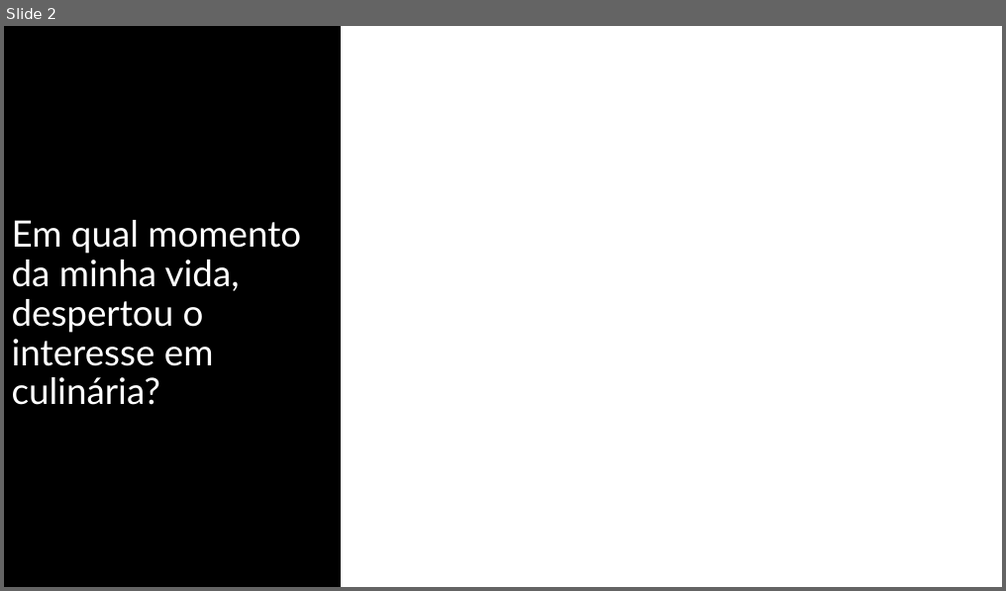
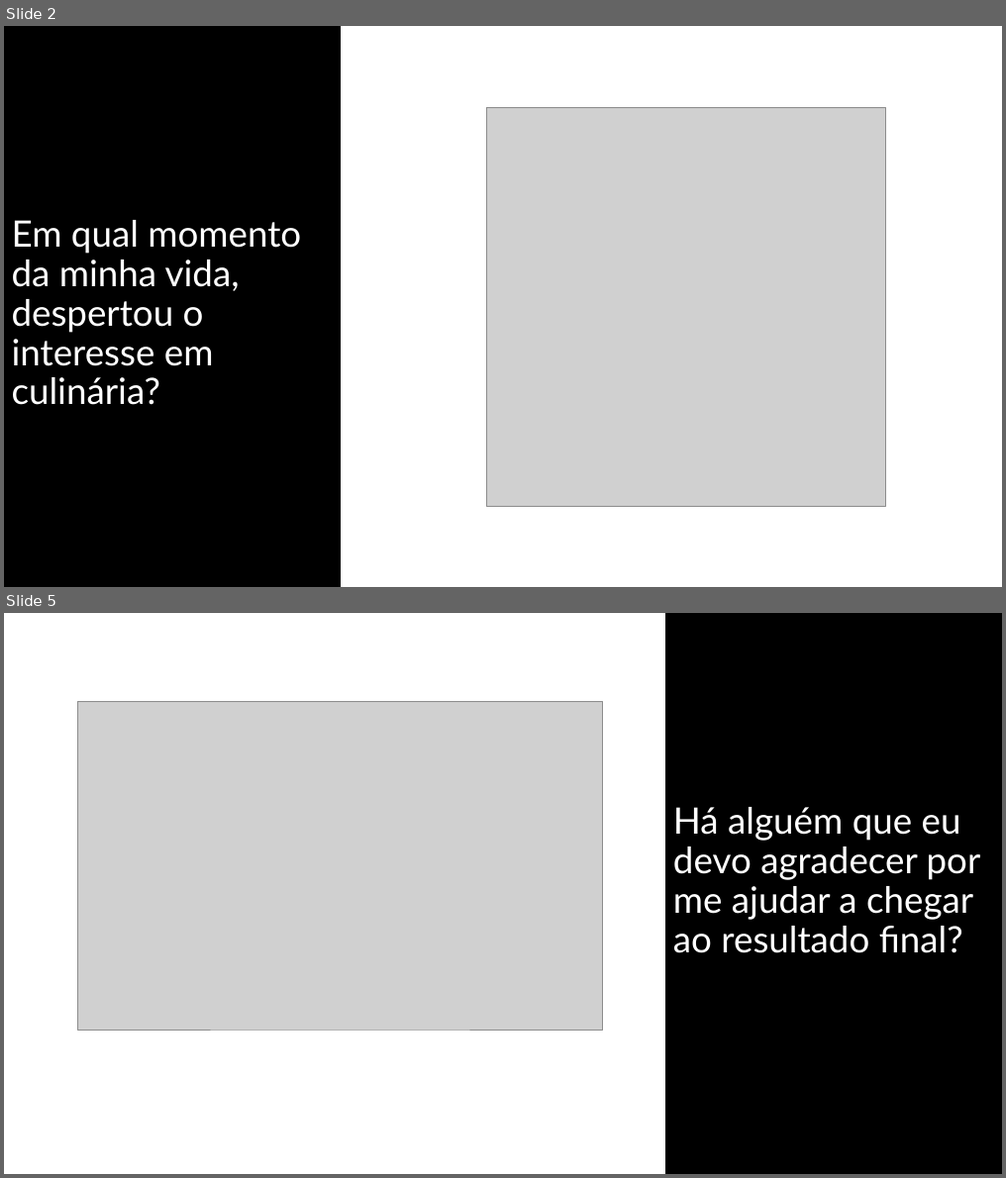
Before and after one commit to Yuri-Cruz/Chef-Help-Site-Projeto-Individual-, a slide deck: Documentação/Apresentação.pptx. Shown one above the other, each under a label of ours: slide 2 before the commit, slides 2 and 5 after it; the slides between them are not shown. The pictures are 1006x591 and 1006x1178 pixels, drawn with LibreOffice and Linux fonts; fonts in the diff are those of the drawing; grey boxes stand for pictures. Boxes give left, top, right and bottom in pixels: in the first picture for what was removed or moved away, otherwise in the second. Text is boxed around its words. In the diff, an @@ line names an element or a change of style, - is before the commit and + after.

```diff
--- a/Documentação/Apresentação.pptx
+++ b/Documentação/Apresentação.pptx
@@ slide 5 added at <box>4,613,1002,1174</box>, background #FFFFFF @@
@@ text added at <box>665,613,1002,1174</box>, fill #000000, outline #000000 1 pt, 35 pt, text #FFFFFF @@
+Há alguém que eu devo agradecer por me ajudar a chegar ao resultado final?
@@ picture added at <box>77,701,603,1030</box> @@
@@ slide 2 changed as well @@
@@ picture added at <box>487,107,886,506</box> @@
```
Also in this commit, not shown: 1 other slide changed, 3 other slides added, 20 other files.
